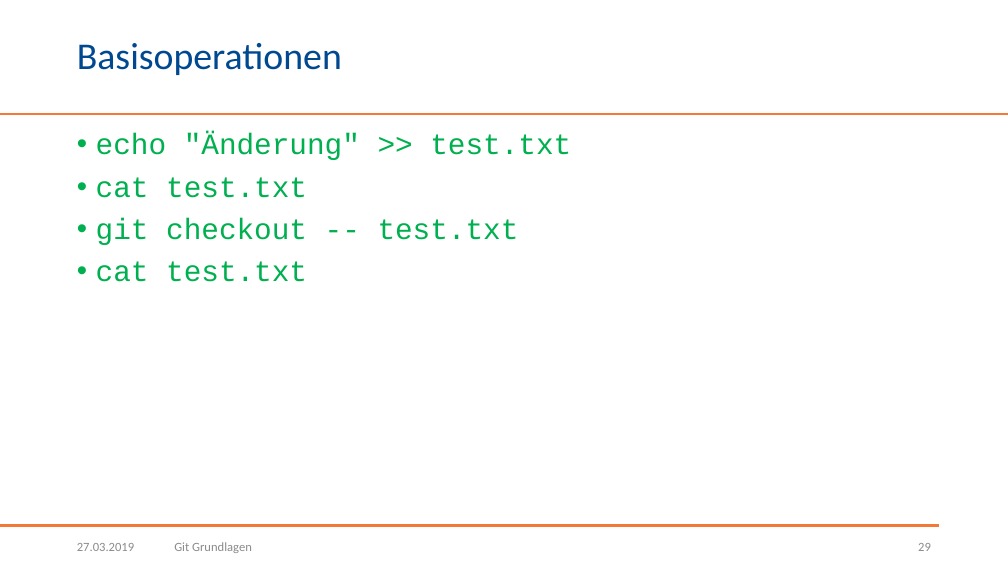
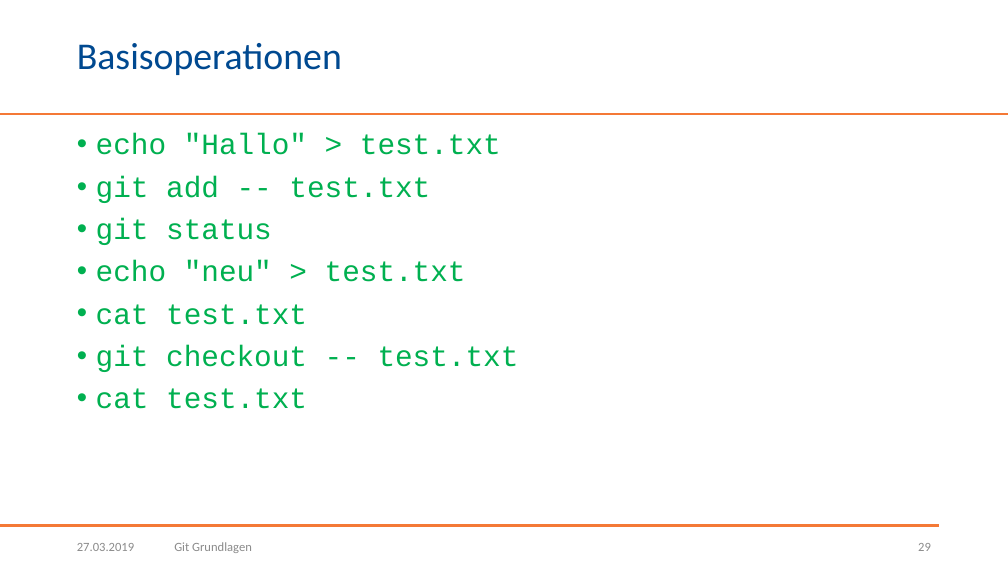
Before and after one commit to BogyMitutoyoCTL/Tetris-Preparation, a slide deck: slide 29 of Präsentationen/Git Grundlagen.pptx. Drawn at 1008x567 pixels with LibreOffice and Linux fonts; fonts in the diff are those of the drawing; background and template pictures are left out. Boxes give left, top, right and bottom in pixels: in the first picture for what was removed or moved away, otherwise in the second. Text is boxed around its words. In the diff, an @@ line names an element or a change of style, - is before the commit and + after.

```diff
--- a/Präsentationen/Git Grundlagen.pptx
+++ b/Präsentationen/Git Grundlagen.pptx
@@ text at box(96, 133, 501, 282): text changed @@
-• echo "Änderung" >> test.txt
+• echo "Hallo" > test.txt
+• git add -- test.txt
+• git status
+• echo "neu" > test.txt
```
Also in this commit, not shown: 5 other slides changed.
